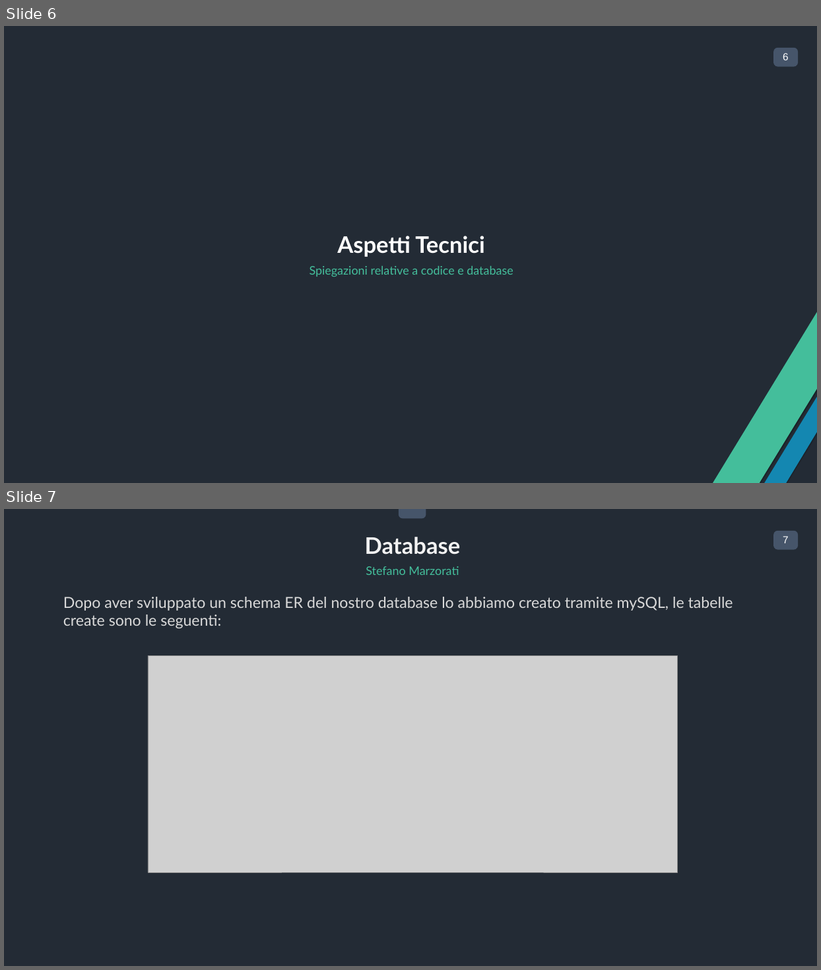
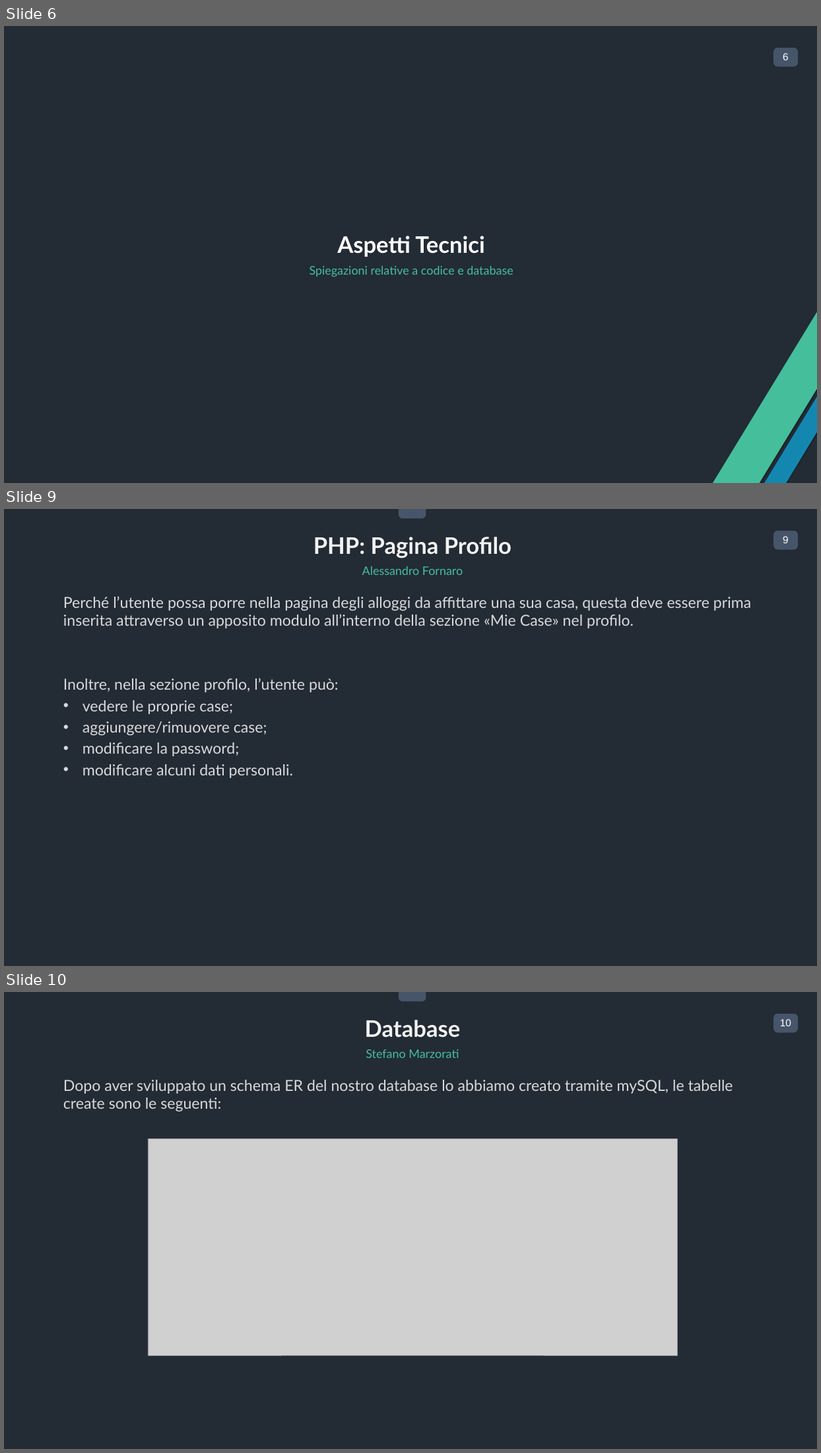
Before and after one commit to fornaroale/FastHome, a slide deck: Deliverable/Presentazione Ufficiale.pptx. Shown one above the other, each under a label of ours: slides 6 and 7 before the commit, slides 6, 9 and 10 after it; the slides between them are not shown. The pictures are 821x970 and 821x1453 pixels, drawn with LibreOffice and Linux fonts; fonts in the diff are those of the drawing; grey boxes stand for pictures. Boxes give left, top, right and bottom in pixels: in the first picture for what was removed or moved away, otherwise in the second. Text is boxed around its words. In the diff, an @@ line names an element or a change of style, - is before the commit and + after.

```diff
--- a/Deliverable/Presentazione Ufficiale.pptx
+++ b/Deliverable/Presentazione Ufficiale.pptx
@@ slide 9 added at (4,509,817,966), background #232A35; not listed: 3 template elements that a slide beside it also shows @@
@@ text added at (314,537,512,559), 54 pt, text #F2F2F2, bold @@
+PHP: Pagina Profilo
@@ text added at (362,566,463,575), 28 pt, text #44BE9B @@
+Alessandro Fornaro
@@ text added at (63,596,751,778), 36 pt, text #D9D9D9 @@
+Perché l’utente possa porre nella pagina degli alloggi da affittare una sua casa, questa deve essere prima inserita attraverso un apposito modulo all’interno della sezione «Mie Case» nel profilo.
+Inoltre, nella sezione profilo, l’utente può:
+• vedere le proprie case;
+• aggiungere/rimuovere case;
+• modificare la password;
+• modificare alcuni dati personali.
@@ what was slide 7 is now slide 10 @@
@@ page number at (780,1019,791,1026): text changed @@
-7
+10
```
Also in this commit, not shown: 1 slide changed, 2 other slides added.
